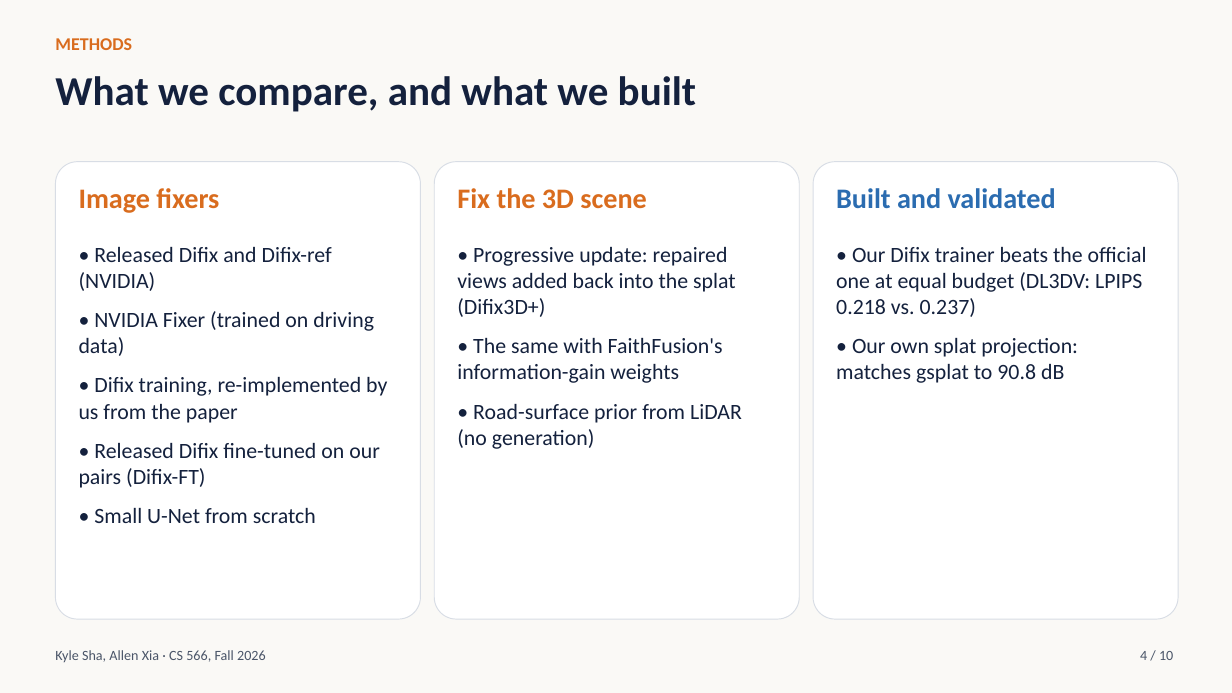
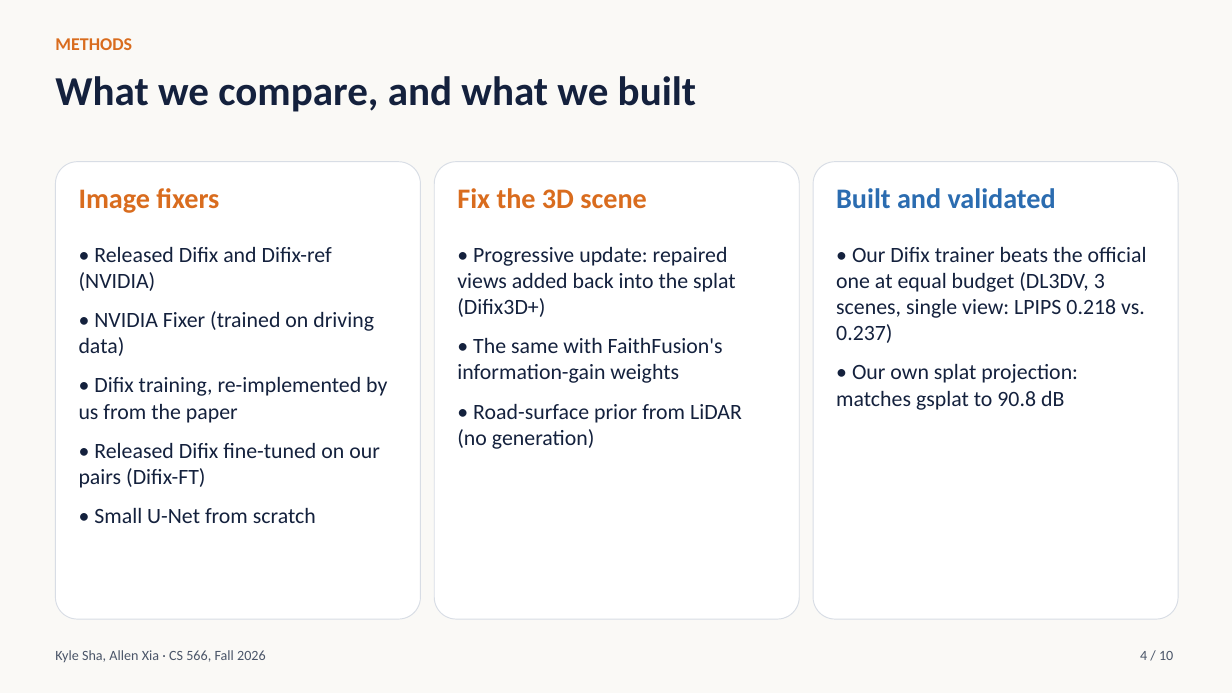
Before and after one commit to ksha23/cs566-drive-sim, a slide deck: slide 4 of docs/cs566_drive_sim_talk.pptx. Drawn at 1232x693 pixels with LibreOffice and Linux fonts; fonts in the diff are those of the drawing. Boxes give left, top, right and bottom in pixels: in the first picture for what was removed or moved away, otherwise in the second. Text is boxed around its words. In the diff, an @@ line names an element or a change of style, - is before the commit and + after.

```diff
--- a/docs/cs566_drive_sim_talk.pptx
+++ b/docs/cs566_drive_sim_talk.pptx
@@ text at <box>836,247,1147,343</box>: text changed @@
-• Our Difix trainer beats the official one at equal budget (DL3DV: LPIPS 0.218 vs. 0.237)
+• Our Difix trainer beats the official one at equal budget (DL3DV, 3 scenes, single view: LPIPS 0.218 vs. 0.237)
```
Also in this commit, not shown: 2 other slides changed, 5 other files.
